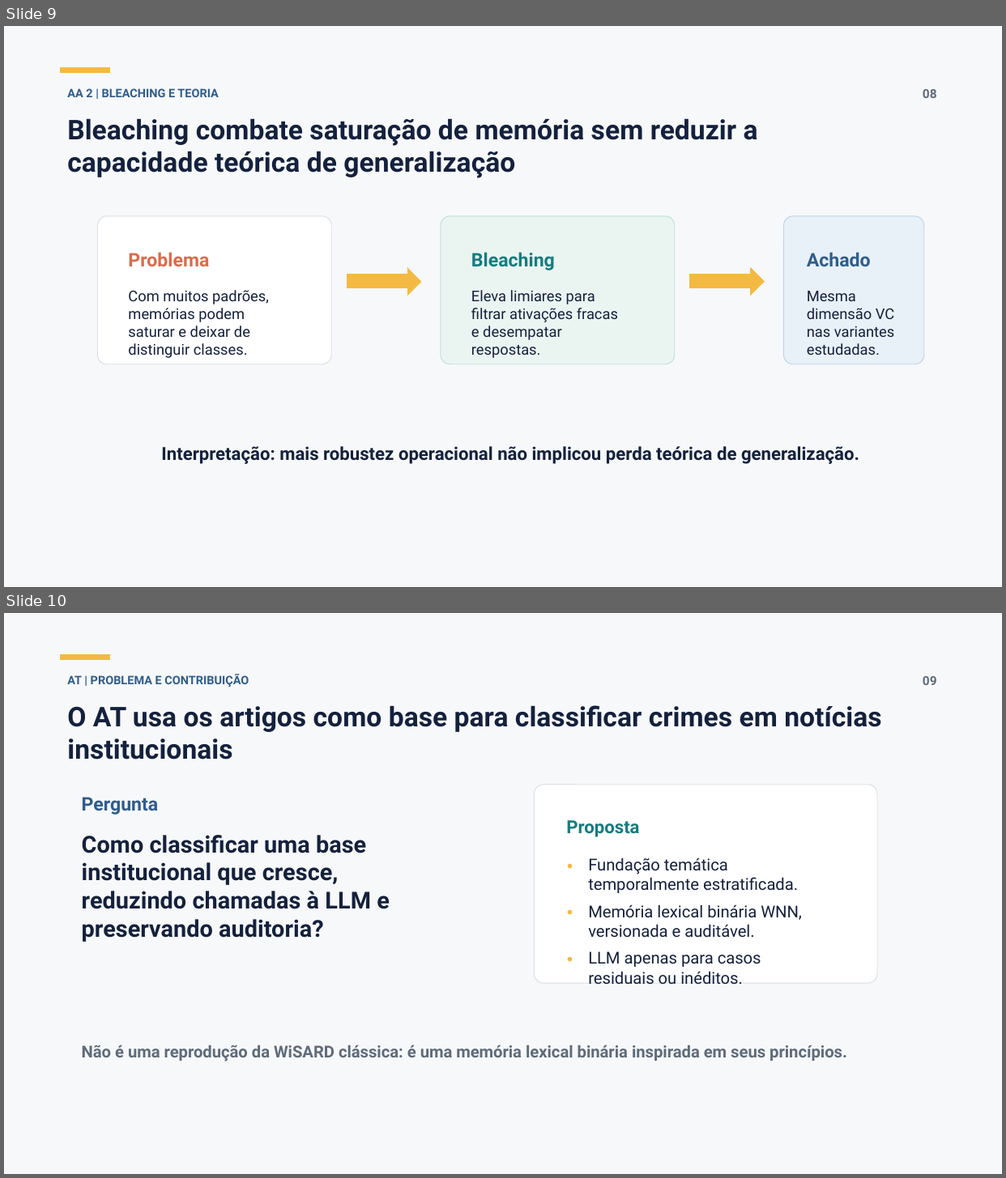
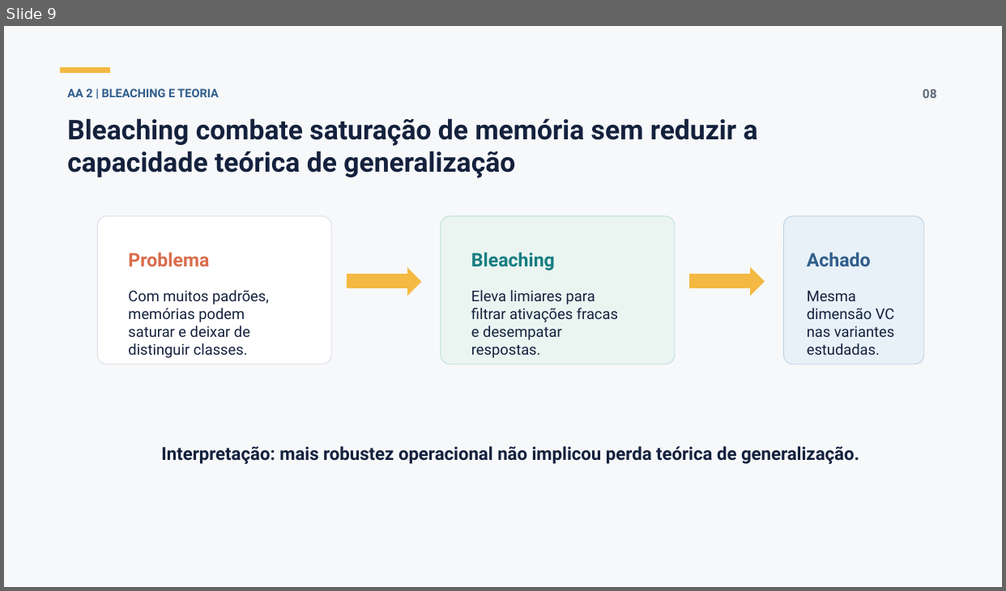
Before and after one commit to 0rakul0/NT_PF, a slide deck: output/apresentacao_wisard_aa_at.pptx. Shown one above the other, each under a label of ours: slides 9 and 10 before the commit, slide 9 after it. The pictures are 1006x1178 and 1006x591 pixels, drawn with LibreOffice and Linux fonts; fonts in the diff are those of the drawing. Boxes give left, top, right and bottom in pixels: in the first picture for what was removed or moved away, otherwise in the second. Text is boxed around its words. In the diff, an @@ line names an element or a change of style, - is before the commit and + after.

```diff
--- a/output/apresentacao_wisard_aa_at.pptx
+++ b/output/apresentacao_wisard_aa_at.pptx
@@ slide 10 removed at (4,613,1002,1174), background #F7F8FA @@
@@ rectangle removed at (60,655,110,659) @@
@@ text removed at (67,674,249,687) @@
-AT | PROBLEMA E CONTRIBUIÇÃO
@@ text removed at (923,676,937,685) @@
-09
@@ text removed at (67,705,881,732) @@
-O AT usa os artigos como base para classificar crimes em notícias institucionais
@@ text removed at (82,797,159,815) @@
-Pergunta
@@ rounded rectangle removed at (534,785,877,983) @@
@@ text removed at (566,820,639,837) @@
-Proposta
@@ text removed at (82,835,390,942) @@
-Como classificar uma base institucional que cresce, reduzindo chamadas à LLM e preservando auditoria?
@@ text removed at (560,851,578,873) @@
-•
@@ text removed at (588,858,798,893) @@
-Fundação temática temporalmente estratificada.
@@ text removed at (560,897,578,919) @@
-•
@@ text removed at (588,905,802,938) @@
-Memória lexical binária WNN, versionada e auditável.
@@ text removed at (560,944,578,966) @@
-•
@@ text removed at (588,952,761,985) @@
-LLM apenas para casos residuais ou inéditos.
@@ text removed at (82,1046,847,1062) @@
-Não é uma reprodução da WiSARD clássica: é uma memória lexical binária inspirada em seus princípios.
```
Also in this commit, not shown: 2 slides changed, 2 other slides removed.
